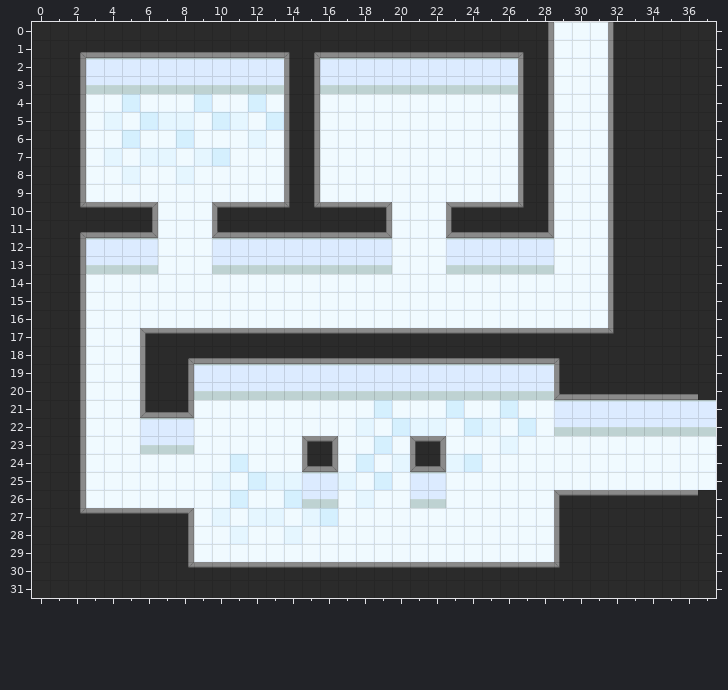
Tiled map (JSON), stored at public/map/hospital1.json. The picture above is the old version.
Cells are 32x32 px. Shown: x 0..37, y 0..31.
The same view after the edit:
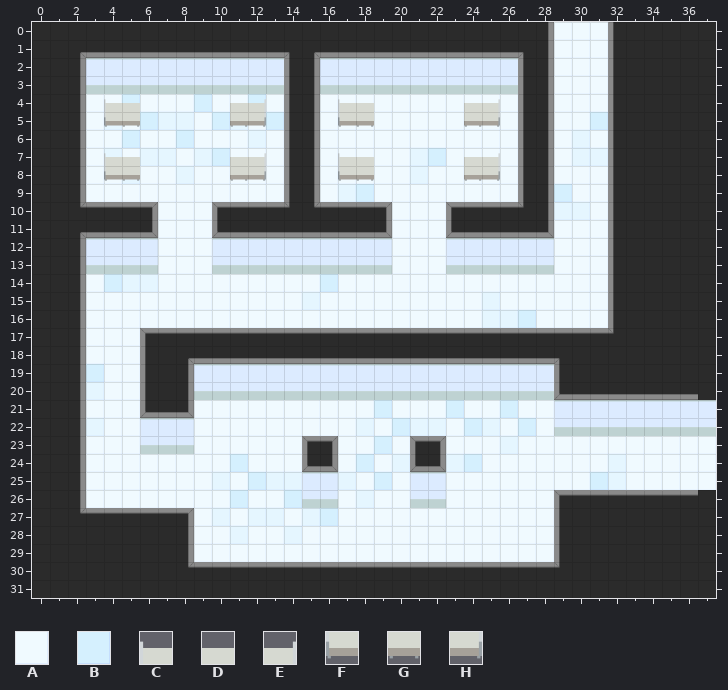
Key: from "hospital": A 1, B 4, C 24, D 25, E 26, F 32, G 33, H 34.
_ is an empty cell.
Difference:
{"where": "layer \"layer1\""}
{"y":5,"x":31,"old":"A","new":"B"}
{"y":7,"x":22,"old":"A","new":"B"}
{"y":9,"x":18,"old":"A","new":"B"}
{"y":9,"x":29,"old":"A","new":"B"}
{"y":14,"x":4,"old":"A","new":"B"}
{"y":14,"x":16,"old":"A","new":"B"}
{"y":16,"x":27,"old":"A","new":"B"}
{"y":19,"x":3,"old":"A","new":"B"}
{"y":25,"x":31,"old":"A","new":"B"}
{"where": "layer \"objects\""}
{"y":4,"x":4,"old":"__","new":"CD"}
{"y":4,"x":11,"old":"__","new":"DE"}
{"y":4,"x":17,"old":"__","new":"CD"}
{"y":4,"x":24,"old":"__","new":"DE"}
{"y":5,"x":4,"old":"__","new":"FG"}
{"y":5,"x":11,"old":"__","new":"GH"}
{"y":5,"x":17,"old":"__","new":"FG"}
{"y":5,"x":24,"old":"__","new":"GH"}
{"y":7,"x":4,"old":"__","new":"CD"}
{"y":7,"x":11,"old":"__","new":"DE"}
{"y":7,"x":17,"old":"__","new":"CD"}
{"y":7,"x":24,"old":"__","new":"DE"}
{"y":8,"x":4,"old":"__","new":"FG"}
{"y":8,"x":11,"old":"__","new":"GH"}
{"y":8,"x":17,"old":"__","new":"FG"}
{"y":8,"x":24,"old":"__","new":"GH"}
